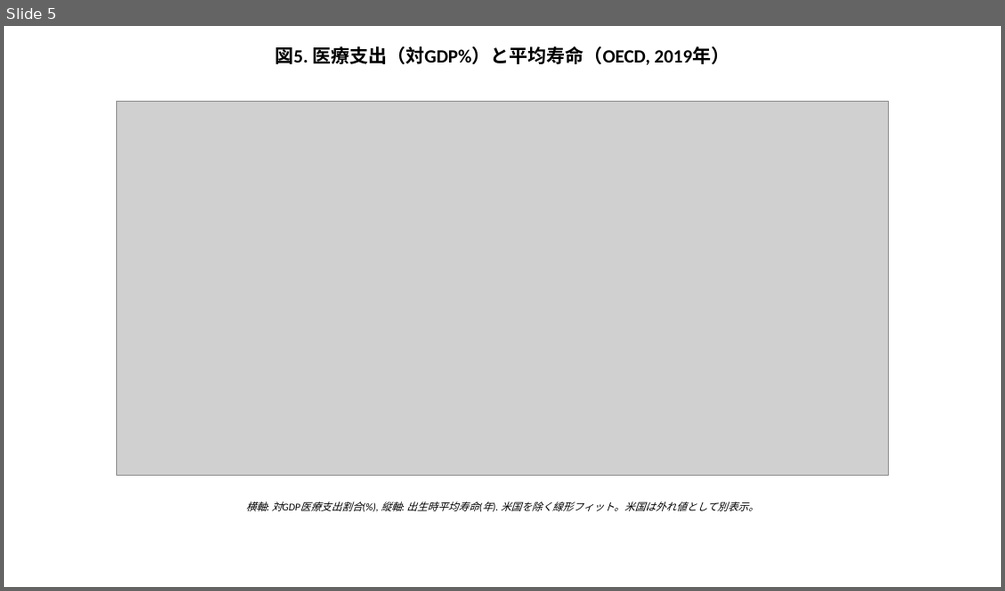
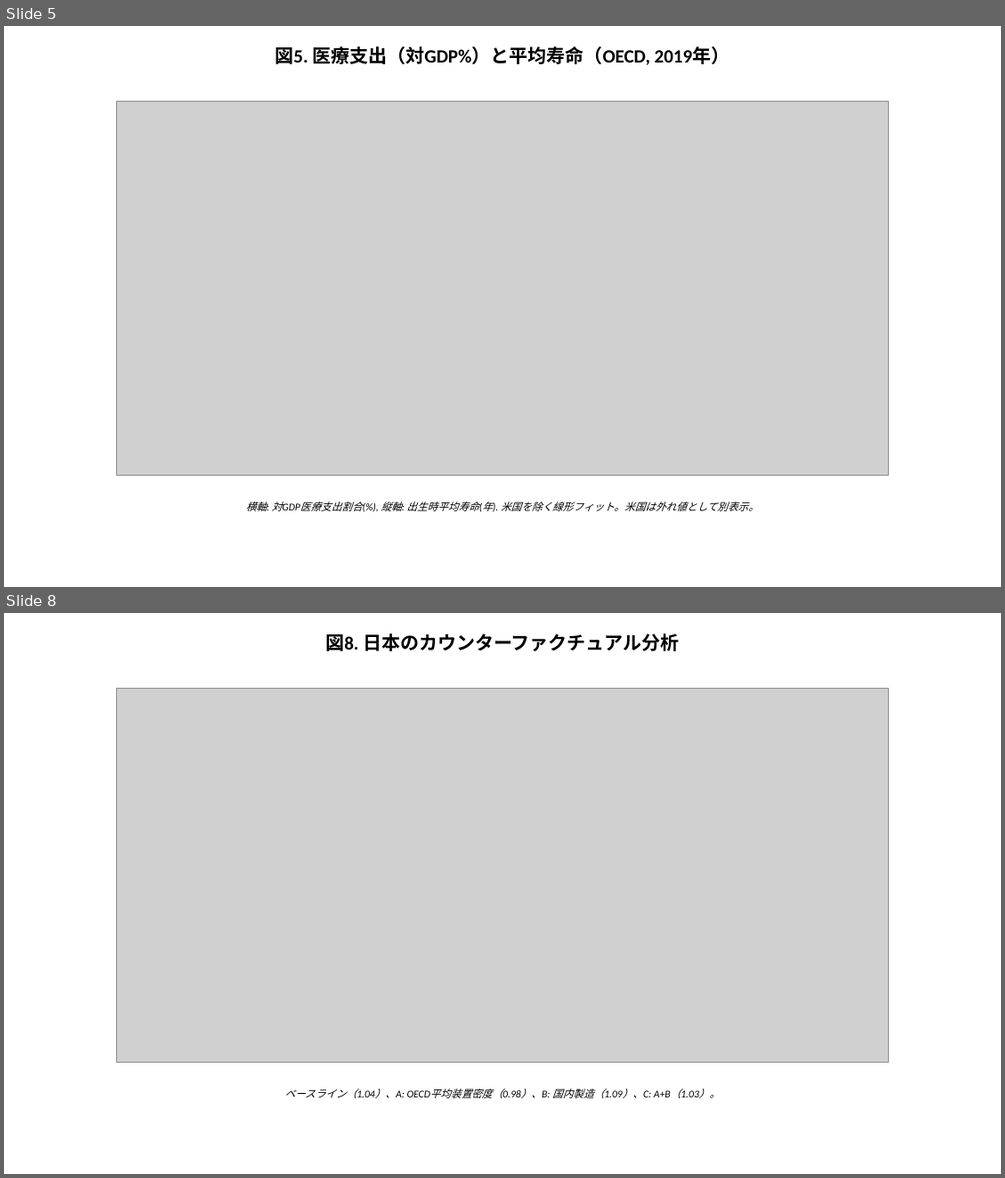
Before and after one commit to bougtoir/kotha-rct-decomposition, a slide deck: healthcare_economic_effect/output/pptx/Healthcare_Economic_Effect_Figures_JA.pptx. Shown one above the other, each under a label of ours: slide 5 before the commit, slides 5 and 8 after it; the slides between them are not shown. The pictures are 1005x591 and 1005x1178 pixels, drawn with LibreOffice and Linux fonts; fonts in the diff are those of the drawing; grey boxes stand for pictures. Boxes give left, top, right and bottom in pixels: in the first picture for what was removed or moved away, otherwise in the second. Text is boxed around its words. In the diff, an @@ line names an element or a change of style, - is before the commit and + after.

```diff
--- a/healthcare_economic_effect/output/pptx/Healthcare_Economic_Effect_Figures_JA.pptx
+++ b/healthcare_economic_effect/output/pptx/Healthcare_Economic_Effect_Figures_JA.pptx
@@ slide 8 added at (4,613,1001,1174), background #FFFFFF @@
@@ text added at (325,633,679,651), 18 pt, text #000000, bold @@
+図8. 日本のカウンターファクチュアル分析
@@ picture added at (116,688,889,1062) @@
@@ text added at (285,1088,720,1098), 10 pt, text #000000, italic @@
+ベースライン（1.04）、A: OECD平均装置密度（0.98）、B: 国内製造（1.09）、C: A+B（1.03）。
```
Also in this commit, not shown: 2 other slides added, 15 other files.
